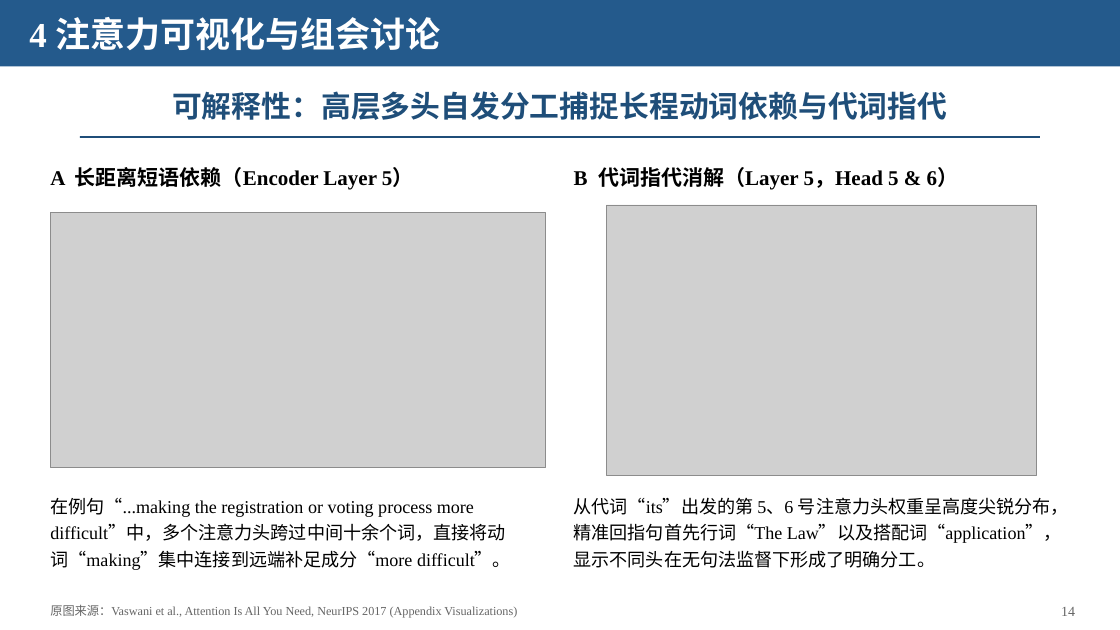
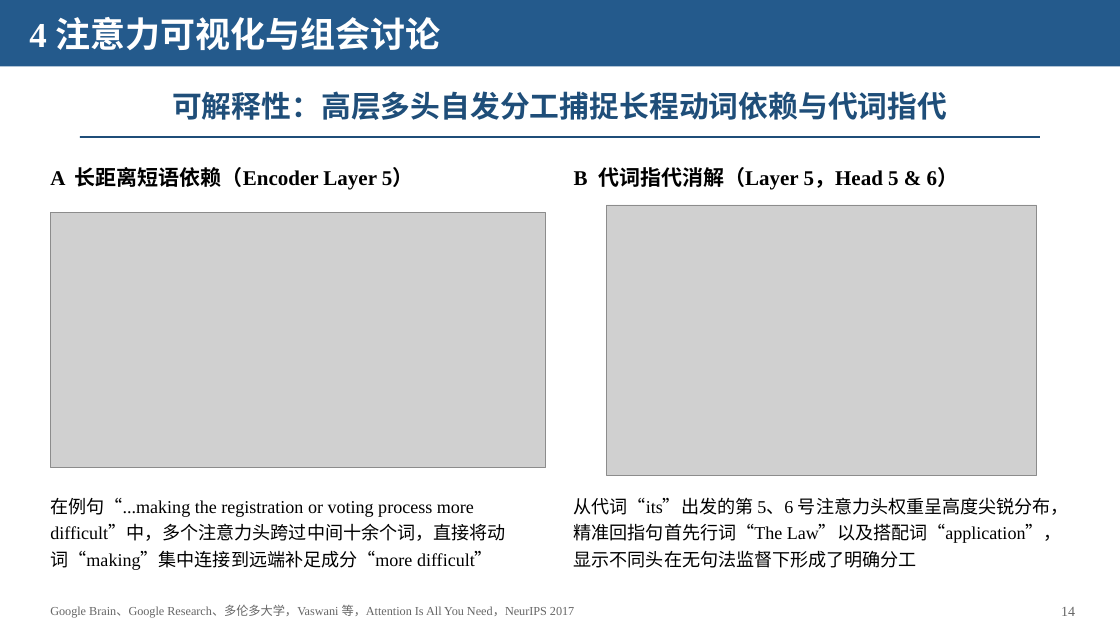
Before and after one commit to Starxy/skills, a slide deck: slide 14 of skills/ppt-craft/assets/academic-blue-template.pptx. Drawn at 1120x630 pixels with LibreOffice and Linux fonts; fonts in the diff are those of the drawing; grey boxes stand for pictures. Boxes give left, top, right and bottom in pixels: in the first picture for what was removed or moved away, otherwise in the second. Text is boxed around its words. In the diff, an @@ line names an element or a change of style, - is before the commit and + after.

```diff
--- a/skills/ppt-craft/assets/academic-blue-template.pptx
+++ b/skills/ppt-craft/assets/academic-blue-template.pptx
@@ text at [50,498,505,570]: text changed @@
-在例句“...making the registration or voting process more difficult”中，多个注意力头跨过中间十余个词，直接将动词“making”集中连接到远端补足成分“more difficult”。
+在例句“...making the registration or voting process more difficult”中，多个注意力头跨过中间十余个词，直接将动词“making”集中连接到远端补足成分“more difficult”
@@ text at [574,497,1069,568]: text changed @@
-从代词“its”出发的第 5、6 号注意力头权重呈高度尖锐分布，精准回指句首先行词“The Law”以及搭配词“application”，显示不同头在无句法监督下形成了明确分工。
+从代词“its”出发的第 5、6 号注意力头权重呈高度尖锐分布，精准回指句首先行词“The Law”以及搭配词“application”，显示不同头在无句法监督下形成了明确分工
@@ text at [50,605,574,618]: text changed @@
-原图来源：Vaswani et al., Attention Is All You Need, NeurIPS 2017 (Appendix Visualizations)
+Google Brain、Google Research、多伦多大学，Vaswani 等，Attention Is All You Need，NeurIPS 2017
```
Also in this commit, not shown: 11 other slides changed, 8 other files.
